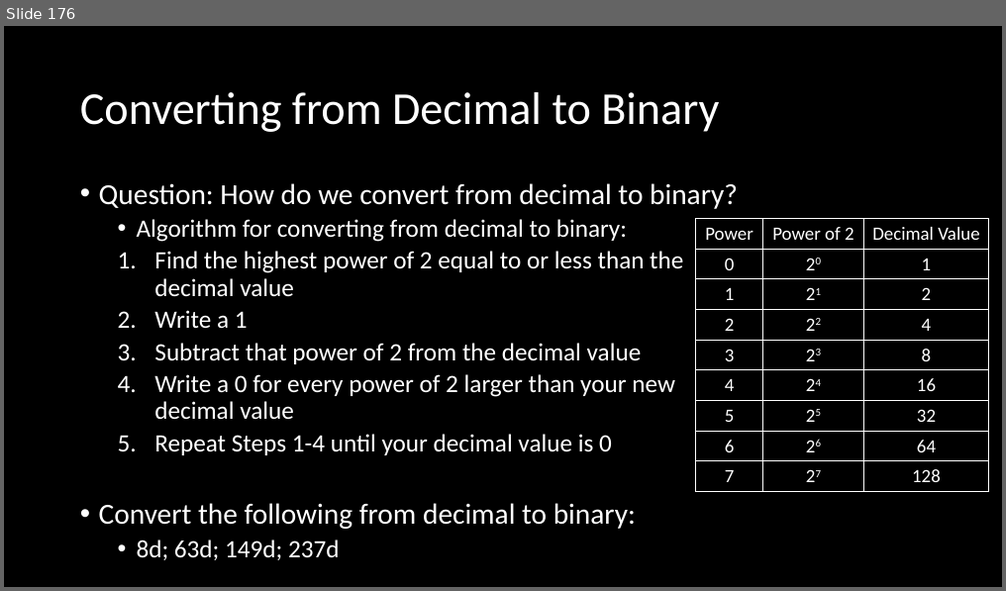
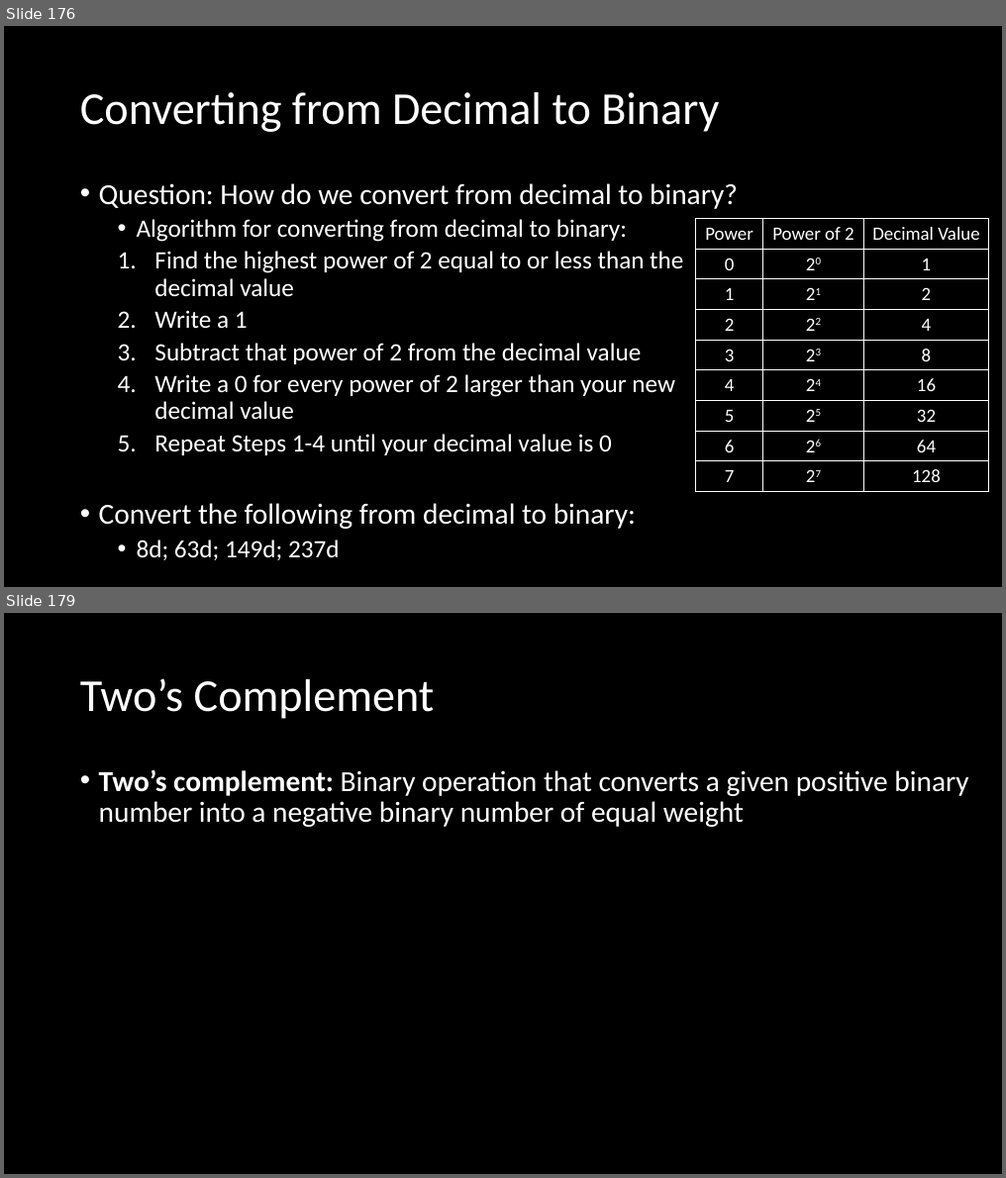
Before and after one commit to MrJoshGross/Course-Curricular-Material, a slide deck: wip/Lecture 3 - Representing Numbers in Binary.pptx. Shown one above the other, each under a label of ours: slide 176 before the commit, slides 176 and 179 after it; the slides between them are not shown. The pictures are 1006x591 and 1006x1178 pixels, drawn with LibreOffice and Linux fonts; fonts in the diff are those of the drawing. Boxes give left, top, right and bottom in pixels: in the first picture for what was removed or moved away, otherwise in the second. Text is boxed around its words. In the diff, an @@ line names an element or a change of style, - is before the commit and + after.

Commit message:
Update Lecture 3 - Representing Numbers in Binary.pptx
added 2's complement section

```diff
--- a/wip/Lecture 3 - Representing Numbers in Binary.pptx
+++ b/wip/Lecture 3 - Representing Numbers in Binary.pptx
@@ slide 179 added at bbox=[4, 613, 1002, 1174], background #000000 @@
@@ title added at bbox=[80, 678, 435, 719], 44 pt, text #FFFFFF @@
+Two’s Complement
@@ text added at bbox=[99, 769, 968, 827], 28 pt, text #FFFFFF @@
+• Two’s complement: Binary operation that converts a given positive binary number into a negative binary number of equal weight
```
Also in this commit, not shown: 29 other slides added.
